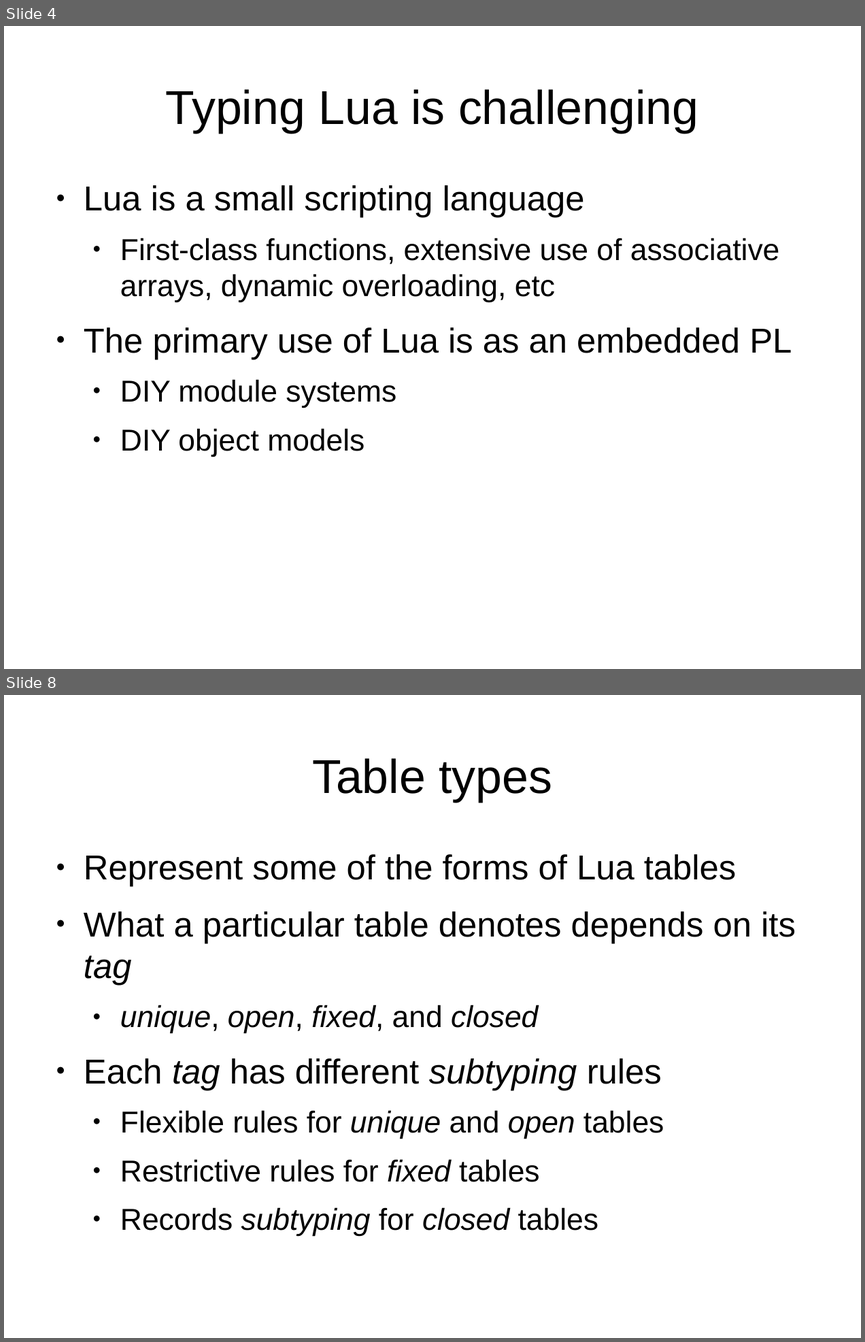
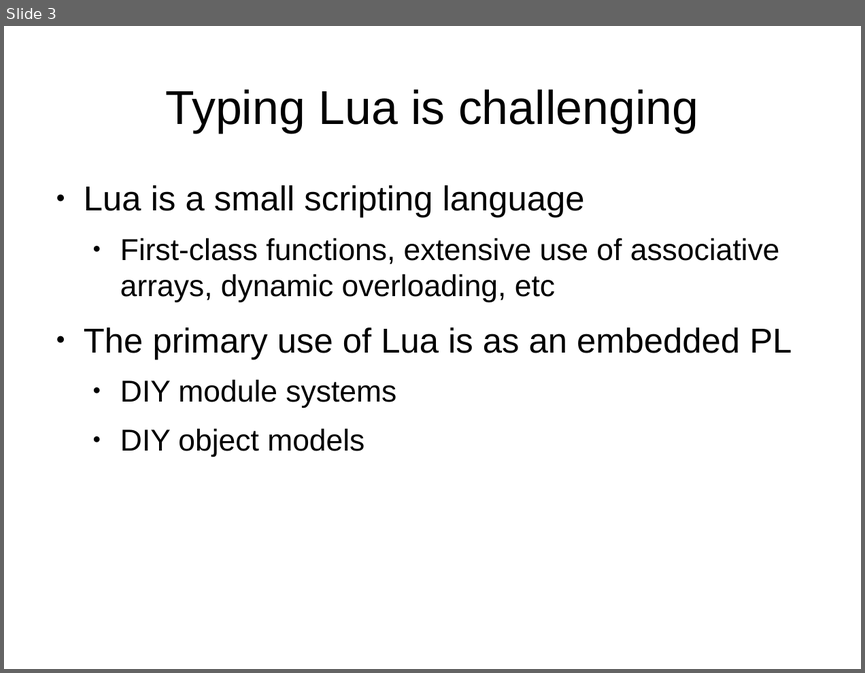
Before and after one commit to andremm/typedlua, a slide deck: doc/slides/dls2015.odp. Shown one above the other, each under a label of ours: slides 4 and 8 before the commit, slide 3 after it; the slides between them are not shown. The pictures are 865x1342 and 865x673 pixels, drawn with LibreOffice and Linux fonts; fonts in the diff are those of the drawing. Boxes give left, top, right and bottom in pixels: in the first picture for what was removed or moved away, otherwise in the second. Text is boxed around its words. In the diff, an @@ line names an element or a change of style, - is before the commit and + after.

Commit message:
Replacing text slides by example slides

```diff
--- a/doc/slides/dls2015.odp
+++ b/doc/slides/dls2015.odp
@@ slide 8 removed at (4,695,861,1338), background #FFFFFF @@
@@ title removed at (312,758,552,802) @@
-Table types
@@ text removed at (84,854,796,1236) @@
-● Represent some of the forms of Lua tables
-● What a particular table denotes depends on its tag
-  ● unique, open, fixed, and closed
-● Each tag has different subtyping rules
-  ● Flexible rules for unique and open tables
-  ● Restrictive rules for fixed tables
-  ● Records subtyping for closed tables
@@ what was slide 4 is now slide 3 @@
```
Also in this commit, not shown: 8 slides changed, 2 slides added, 5 other slides removed.
